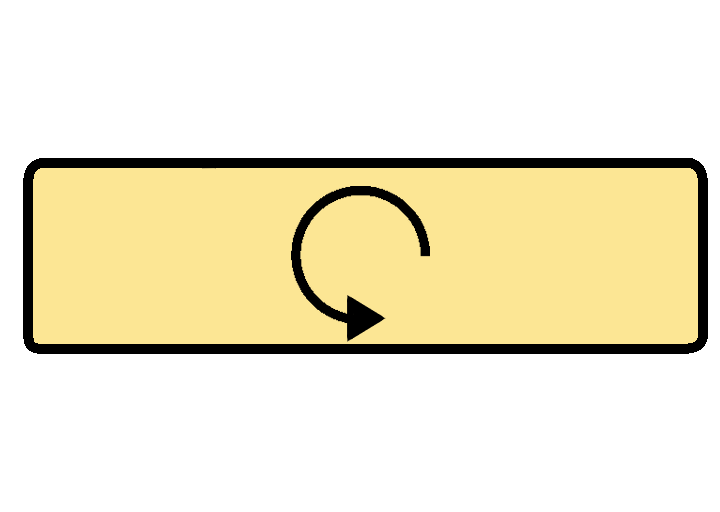
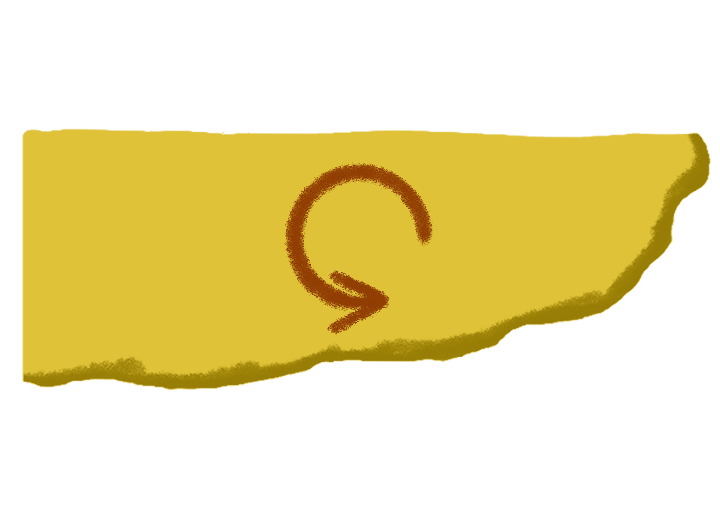
The second w=720, h=512 image is a revision of the first. Changes to its layers:
added group "BotaoMenu Copy" with 6 layers above "Layer 1 Copy" over bbox(21, 128, 711, 391)
moved "Layer 3" into group "BotaoMenu Copy", painted on it over bbox(327, 270, 390, 342)
added layer "Layer 7 Copy" in group "BotaoMenu Copy" over bbox(284, 162, 433, 312)
hid "Layer 2", moved it into group "BotaoMenu Copy", painted on it over bbox(291, 169, 430, 325)
added layer "Layer 4 Copy" in group "BotaoMenu Copy" over bbox(22, 132, 711, 390)
added layer "Layer 1 Copy 2" in group "BotaoMenu Copy" over bbox(21, 128, 711, 391)
hid "Layer 1 Copy" over bbox(23, 158, 708, 354)
hid "Layer 1" over bbox(28, 163, 702, 346)
